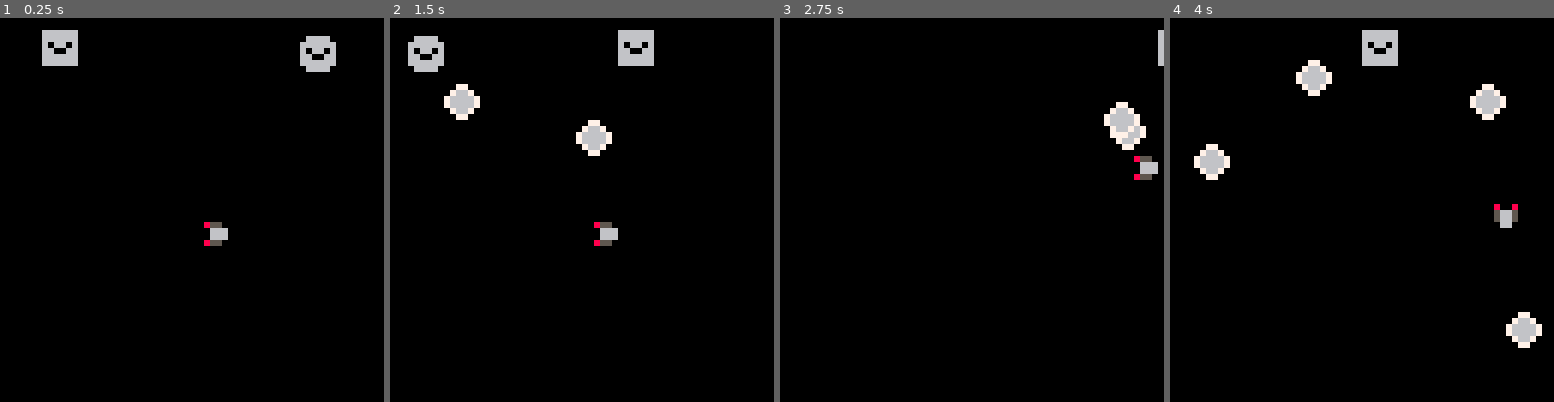
Above: before the commit, frames 1-4 (left to right).
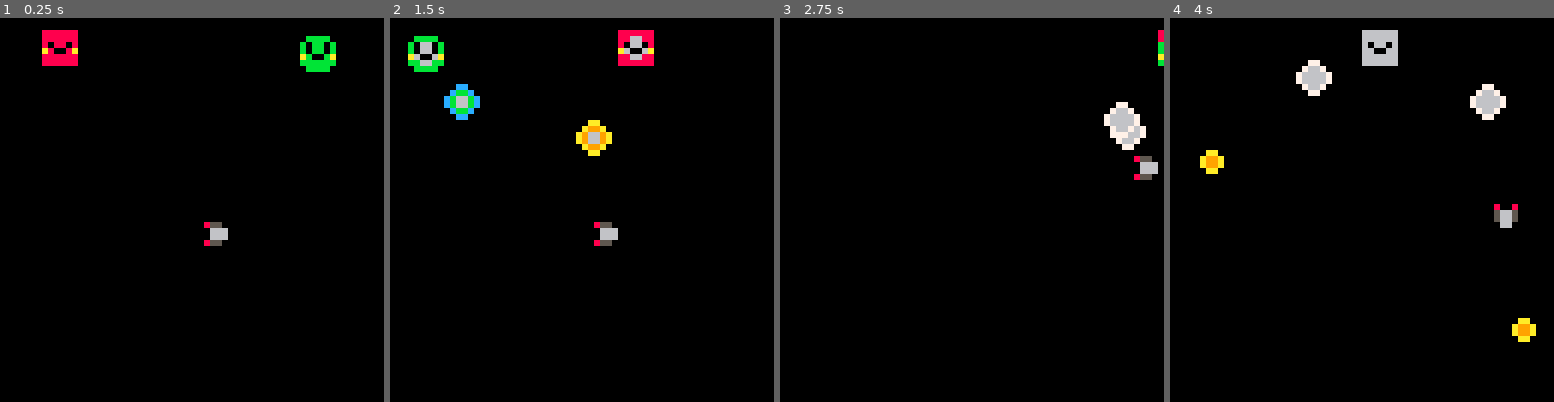
Above: after the commit, the same moments.

Repository: matheusmortatti/LOWREZJAM2020
Game: PICO-8 cartridge template.p8
Same seed, same stepped clock (60 frames per second), same inputs: the game is played once before the commit and once after it.
Inputs:
- Up to frame 1 (0.25 s): no input
- Up to frame 2 (1.5 s): tap X (X key) at 0.33, 1.07 s; tap O (Z key) at 0.7 s
- Up to frame 3 (2.75 s): hold Right 1.6-2.1 s; tap O (Z key) at 1.7, 2.1, 2.5 s; tap X (X key) at 1.85 s; hold Up 2.15-2.42 s; hold Right from 2.47 s (still down)
- Up to frame 4 (4 s): tap O (Z key) at 2.9, 3.3, 3.7 s; tap X (X key) at 2.97 s; release Right at 3.03 s; hold Left 3.08-3.58 s; hold Down 3.63-3.97 s

The runs differ from the first frame. In frame 1, 1.5% of the frame differs, in the area x 10-88%, y 3-15%; in frame 2, 2.1%, in the area x 4-69%, y 3-36%; in frame 3, 0.1%; in frame 4, 1.2%.

Commit message:
Refactor radial gray in changeable

Diff:
--- a/template.p8
+++ b/template.p8
@@ -815,18 +815,18 @@
 		self.a, self.size, self.ignore)
 end
 
-function turnable:renderrot(sprite, pos, a, size, ignore, r)
-		if a%180==0 then
+function turnable:renderrot(sprite, pos, a, size, ignore)
+		if 1==0 then
 				spr(sprite,pos.x,pos.y,size,size,a==180)
 		else
 		  self:rspr(8*sprite%128,
 		  	flr(sprite/16)*8,
 		  	pos.x, pos.y,
-		  	a/360, size, ignore, r)
+		  	a/360, size, ignore)
 		end
 end
 
-function turnable:rspr(sx,sy,x,y,a,w,ignore,r)
+function turnable:rspr(sx,sy,x,y,a,w,ignore)
   local ca,sa=cos(a),sin(a)
   local srcx,srcy
   local ddx0,ddy0=ca,sa
@@ -843,10 +843,9 @@
       for iy=0,w do
           if band(bor(srcx,srcy),mask)==0 then
               local c=sget(sx+srcx,sy+srcy)
-              local dist=sqrt((ix-w/2)^2 + (iy-w/2)^2)
+              -- local dist=sqrt((ix-w/2)^2 + (iy-w/2)^2)
               if ((not ignore) or
-                 (not ignore(self,c,x+ix,y+iy,sx+srcx,sy+srcy))) and
-                 (dist < r) then
+                 (not ignore(self,c,x,y,ix,iy,sx,sy,srcx,srcy))) then
               		pset(x+ix,y+iy,c)
               end
           end
@@ -858,9 +857,10 @@
   end
 end
 
-function turnable:ignore(c, x, y, sx, sy)
+function turnable:ignore(c,x,y,ix,iy,sx,sy,srcx,srcy)
 		return c==0
 end
+
 -------------------------------
 -- entity: changeable
 -------------------------------
@@ -872,7 +872,7 @@
 function changeable:render()
 		self:renderrot(self.sprite, self.pos, self.a, self.size, self.ignorebase)
     local cc=self:getcurrchange()
-    self:renderrot(self.sprchange, self.pos, self.a, self.size, self.ignoreoverlay, self.size * 8 * cc)
+    self:renderrot(self.sprchange, self.pos, self.a, self.size, self.ignoreoverlay)
 		-- currchange=self.sprchange[flr(#self.sprchange*(
 		-- self:getcurrchange()))]
 		-- if currchange ~= nil then
@@ -884,14 +884,21 @@
 			return 0
 end
 
-function changeable:ignorebase(c, x, y, sx, sy)
+function changeable:ignorebase(c,x,y,ix,iy,sx,sy,srcx,srcy)
 		return c==0
 end
 
-function changeable:ignoreoverlay(c, x, y, sx, sy)
-		return c==0
-end
-
+function changeable:ignoreoverlay(c,x,y,ix,iy,sx,sy,srcx,srcy)
+			return is_in_radius_from_sprite(ix,iy,self.size,self:getcurrchange()) or
+									c==0
+end
+
+-- util
+function is_in_radius_from_sprite(x,y,size,proportion)
+		local center=(size*8-1)/2
+		local r=size*8*proportion
+		return r<sqrt((x-center)^2 + (y-center)^2)
+end
 
 -------------------------------
 -- entity: spawner
@@ -1336,19 +1343,14 @@
    end
 end
 
-function npc:ignorebase(c, x, y, sx, sy)
-		return c==0
-end
-
-function npc:ignoreoverlay(c, x, y, sx, sy)
-		dist = v(self.player.pos.x - x,
-											self.player.pos.y - y)
+function npc:ignoreoverlay(c,x,y,ix,iy,sx,sy,srcx,srcy)
+		local dist=v(self.player.pos.x-x-ix,
+											self.player.pos.y-y-iy)
 											:len()
 
-		return dist <= self.player.visionradius
-									or c==0
-end
-
+		return dist<=self.player.visionradius or
+									changeable.ignoreoverlay(self,c,x,y,ix,iy,sx,sy,srcx,srcy)
+end
 
 -------------------------------
 -- entity: enemy
